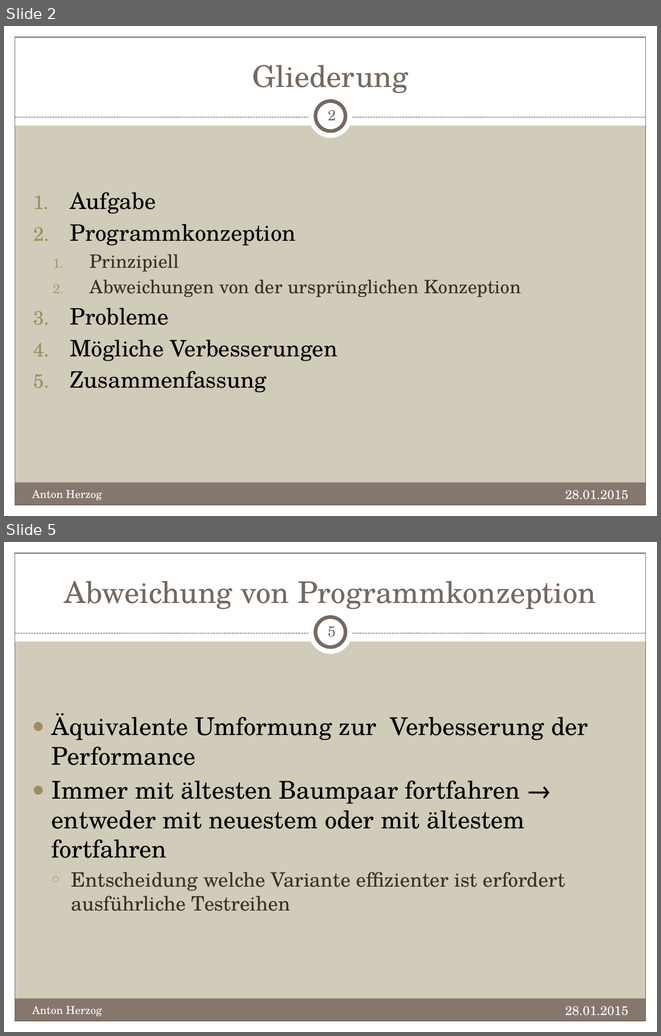
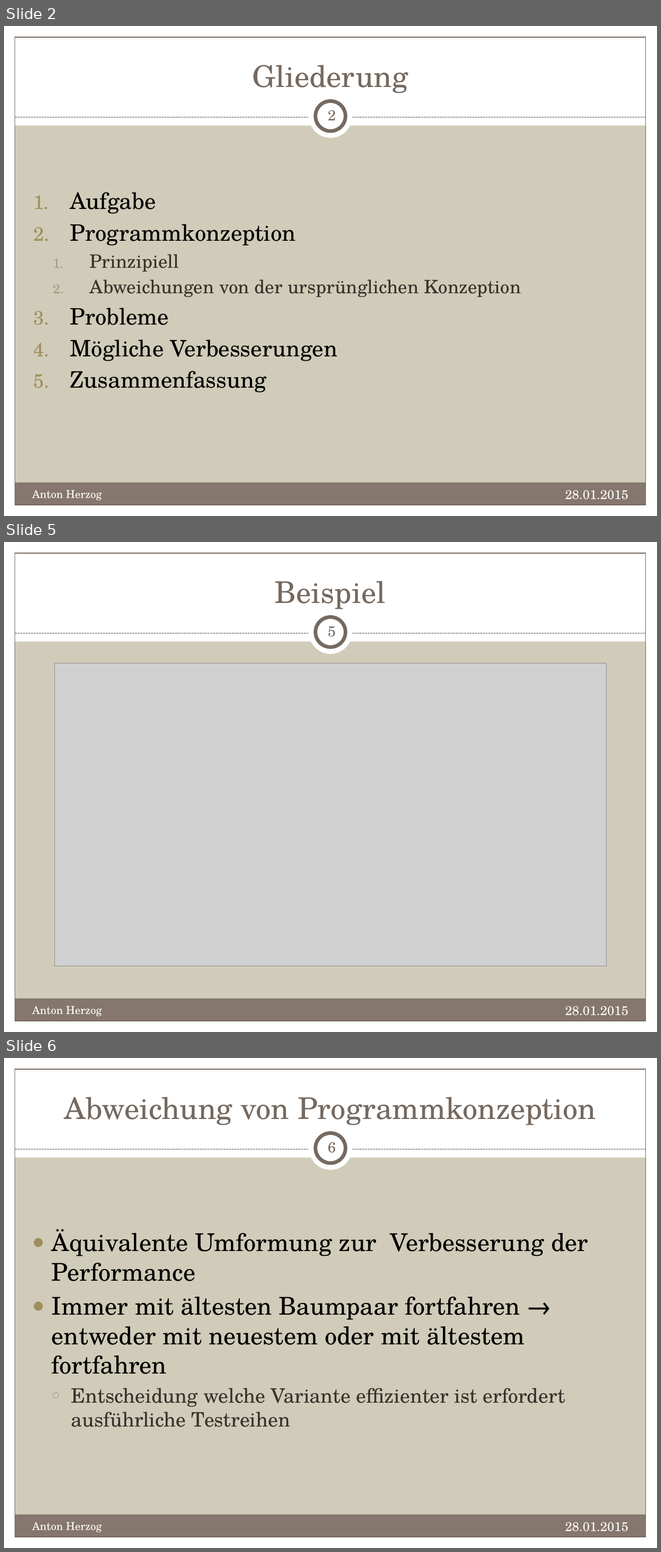
Before and after one commit to sqeezy/RettetDieBaeume, a slide deck: doc/AufforstungMischwald.pptx. Shown one above the other, each under a label of ours: slides 2 and 5 before the commit, slides 2, 5 and 6 after it; the slides between them are not shown. The pictures are 661x1036 and 661x1552 pixels, drawn with LibreOffice and Linux fonts; fonts in the diff are those of the drawing; grey boxes stand for pictures. Boxes give left, top, right and bottom in pixels: in the first picture for what was removed or moved away, otherwise in the second. Text is boxed around its words. In the diff, an @@ line names an element or a change of style, - is before the commit and + after.

```diff
--- a/doc/AufforstungMischwald.pptx
+++ b/doc/AufforstungMischwald.pptx
@@ slide 5 added at bbox=[4, 542, 657, 1032], background #D0CCB9; not listed: 9 template elements that a slide beside it also shows @@
@@ title added at bbox=[275, 581, 386, 609], 33 pt, text #756960 @@
+Beispiel
@@ page number added at bbox=[328, 626, 336, 637], 16 pt, text #756960 @@
+5
@@ picture added at bbox=[55, 663, 607, 965] @@
@@ text added at bbox=[32, 1006, 102, 1016], 12 pt, text #FFFFFF @@
+Anton Herzog
@@ text added at bbox=[565, 1006, 629, 1015], 14 pt, text #FFFFFF @@
+28.01.2015
@@ what was slide 5 is now slide 6 @@
@@ page number at bbox=[328, 1142, 336, 1153]: text changed @@
-5
+6
```
Also in this commit, not shown: 2 slides changed.
